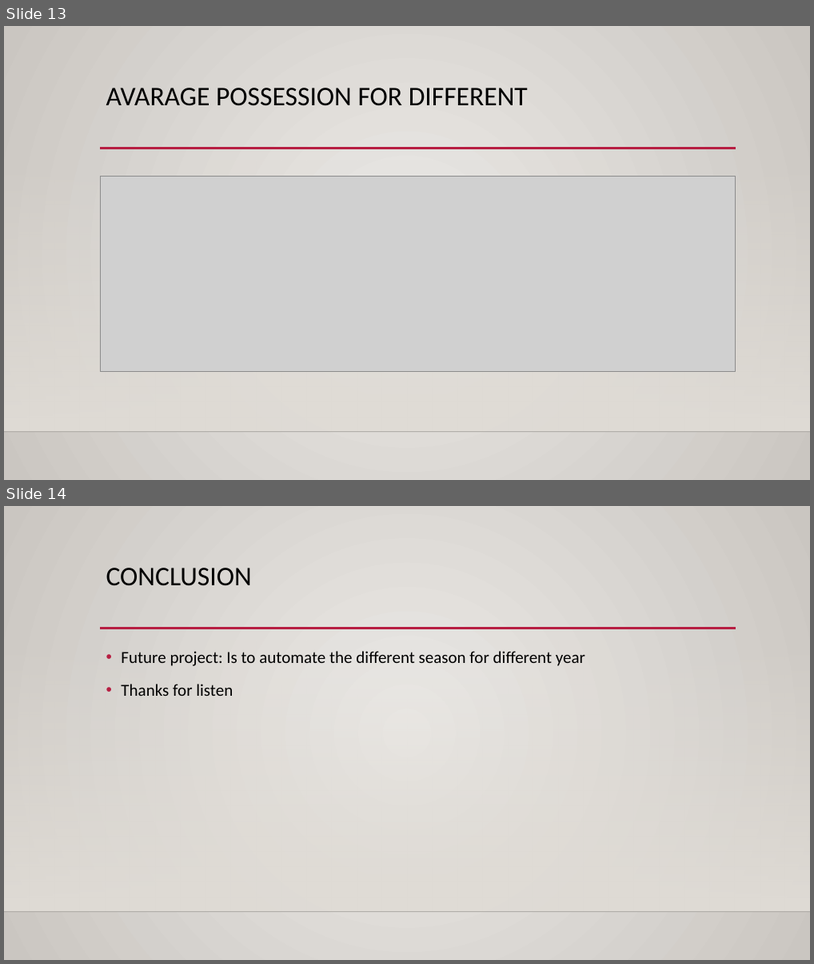
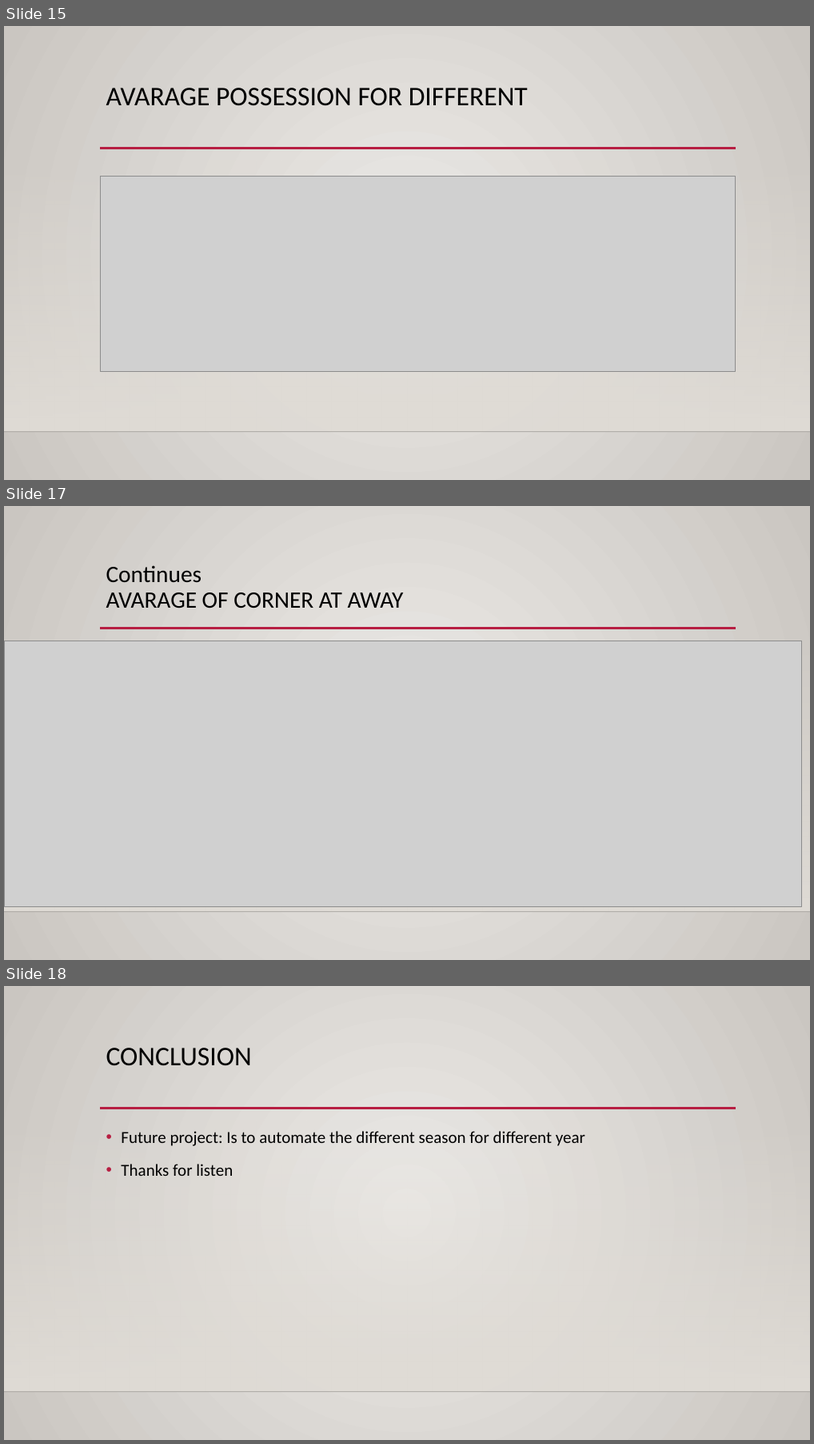
Before and after one commit to datascienceseptember/shiny_project_on_uefa, a slide deck: shiny_presentation_version.pptx. Shown one above the other, each under a label of ours: slides 13 and 14 before the commit, slides 15, 17 and 18 after it; the slides between them are not shown. The pictures are 814x964 and 814x1444 pixels, drawn with LibreOffice and Linux fonts; fonts in the diff are those of the drawing; grey boxes stand for pictures; background and template pictures are left out. Boxes give left, top, right and bottom in pixels: in the first picture for what was removed or moved away, otherwise in the second. Text is boxed around its words. In the diff, an @@ line names an element or a change of style, - is before the commit and + after.

```diff
--- a/shiny_presentation_version.pptx
+++ b/shiny_presentation_version.pptx
@@ slide 17 added at (4, 506, 810, 960), background gradient #ECEAE7 to #CAC7C1; not listed: 3 template elements that a slide beside it also shows @@
@@ title added at (106, 565, 404, 608), 28 pt, text #000000 @@
+Continues
+AVARAGE OF CORNER AT AWAY
@@ picture added at (4, 641, 802, 907) @@
@@ what was slide 13 is now slide 15 @@
@@ what was slide 14 is now slide 18 @@
```
Also in this commit, not shown: 3 other slides added.
